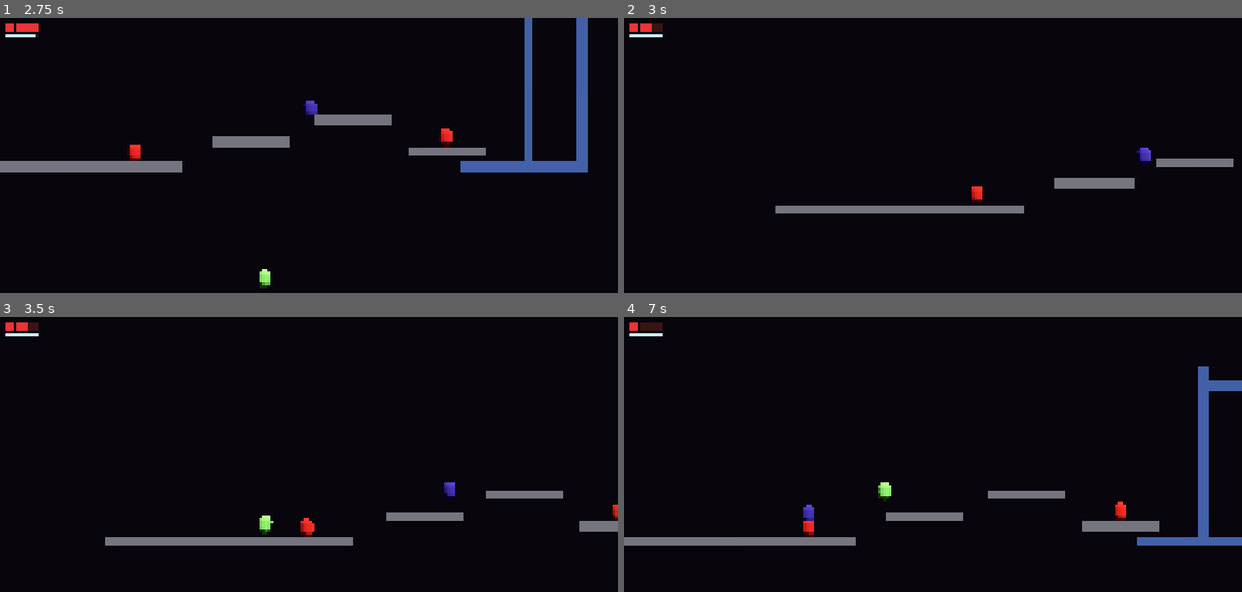
Above: before the commit, frames 1-4 (two rows, left to right).
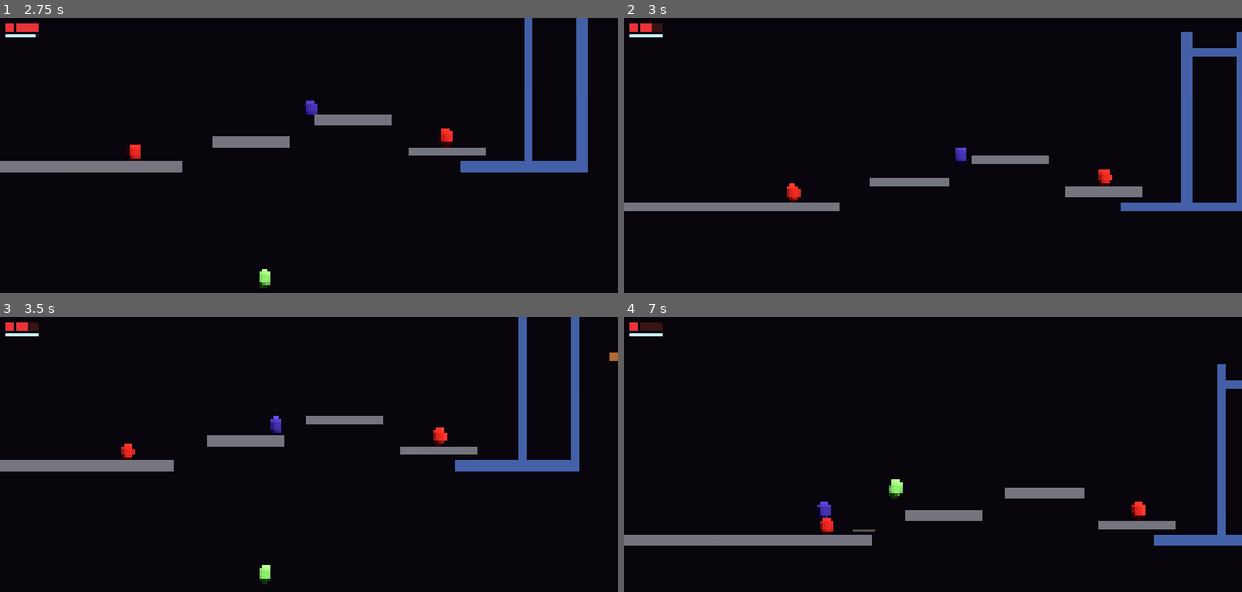
Above: after the commit, the same moments.

Repository: Cuylerleon96/echoes-of-the-great-root
Game: Godot game, scene res://main.tscn
Same seed, same stepped clock (60 frames per second), same inputs: the game is played once before the commit and once after it.
Inputs:
- Up to frame 1 (2.75 s): hold D (move_right) 0.53-1.28 s; hold X (dash) 0.53-1.28 s; tap Space (jump) at 0.77, 1.52 s; hold S (move_down) 1.28-2.03 s; tap E (stun) at 1.35 s; hold D (move_right) from 2.03 s (still down); hold X (dash) from 2.03 s (still down)
- Up to frame 2 (3 s): keep holding D (move_right); release X (dash) at 2.78 s; tap E (stun) at 2.85 s
- Up to frame 3 (3.5 s): keep holding D (move_right); tap Space (jump) at 3.02 s
- Up to frame 4 (7 s): release D (move_right) at 3.53 s; hold X (dash) 3.53-4.28 s; hold A (move_left) 3.53-5.03 s; tap Space (jump) at 3.77, 4.52, 6.02, 6.77 s; tap E (stun) at 4.35, 5.85 s; hold S (move_down) 5.03-5.78 s; hold X (dash) 5.03-5.78 s; hold D (move_right) from 5.78 s (still down); hold X (dash) from 6.53 s (still down)

Frame 1 is identical in both runs. In frame 2, 6.8% of the frame differs, in the area x 0-100%, y 5-72%; in frame 3, 7.8%, in the area x 0-100%, y 0-98%; in frame 4, 4.4%.

Commit message:
Respawn on last platform touched, not origin
Tracks _last_safe_pos every frame echo is on the floor. Falls now respawn
there instead of SPAWN_POSITION. Death (hp hits 0) still resets to
SPAWN_POSITION via _die() — works automatically because _die() overwrites
global_position after take_damage returns.

Co-Authored-By: Claude Sonnet 4.6 <noreply@anthropic.com>

Diff:
--- a/main.gd
+++ b/main.gd
@@ -28,13 +28,17 @@
 const SPAWN_POSITION := Vector3(0.0, 0.35, 0.0)
 
 var _lookahead_offset: float = 0.0
+var _last_safe_pos: Vector3
 
 func _ready() -> void:
 	# Snap instantly to player so the camera doesn't fly in on the first frame
 	var p := echo.global_position
 	camera.global_position = Vector3(p.x, p.y + camera_y_offset, camera_z_depth)
+	_last_safe_pos = p
 
 func _physics_process(delta: float) -> void:
+	if echo.is_on_floor():
+		_last_safe_pos = echo.global_position
 	_follow_camera(delta)
 	_check_fall()
 
@@ -68,6 +72,8 @@
 
 func _check_fall() -> void:
 	if echo.global_position.y < respawn_y_threshold:
-		echo.global_position = SPAWN_POSITION
+		echo.global_position = _last_safe_pos
 		echo.velocity        = Vector3.ZERO
 		echo.take_damage(1)
+		# If take_damage triggered _die() (hp hit 0), _die() already overwrote
+		# global_position with SPAWN_POSITION — so death respawn is handled automatically.
